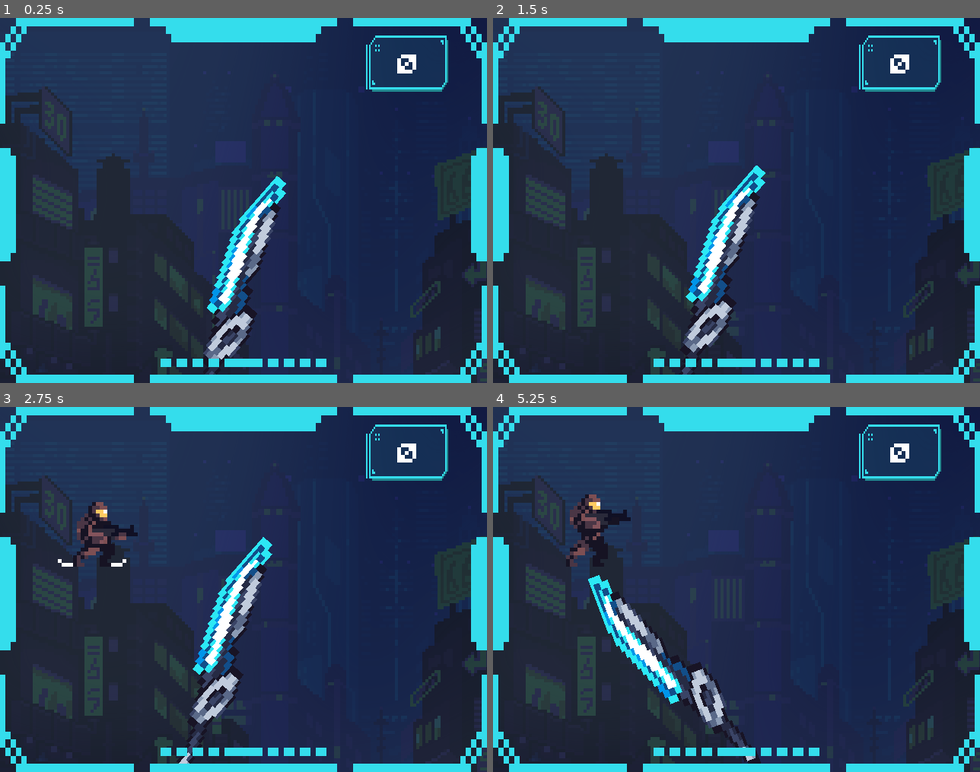
Above: before the commit, frames 1-4 (two rows, left to right).
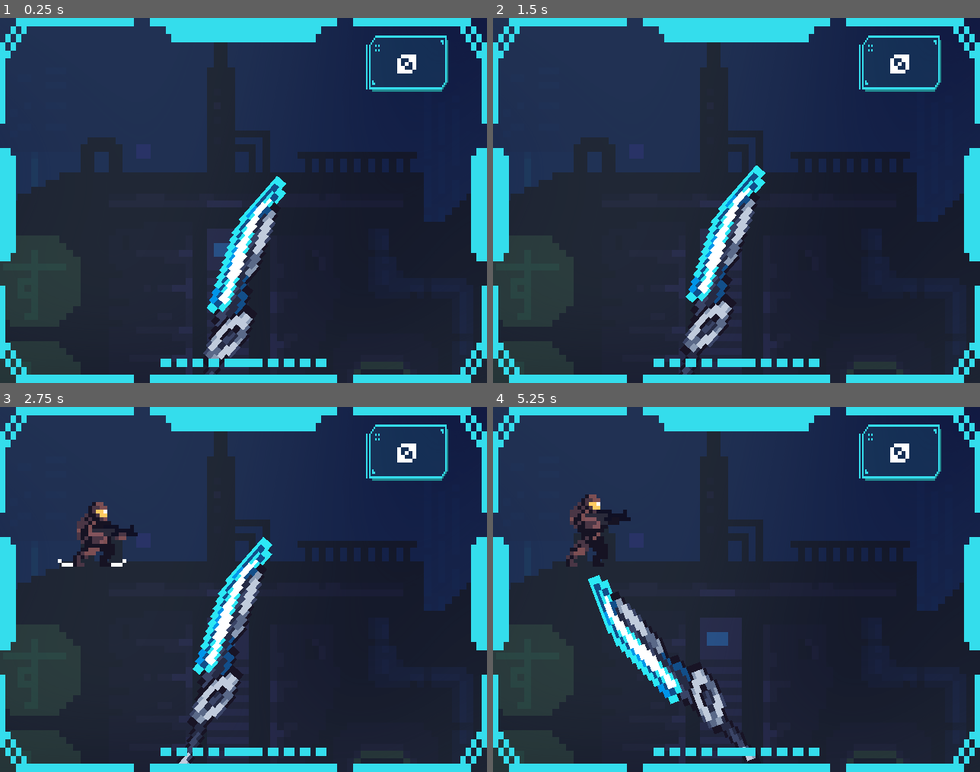
Above: after the commit, the same moments.

Repository: lognasmeow/Deflector
Game: Godot game, scene res://Maps/map_main.tscn
Same seed, same stepped clock (60 frames per second), same inputs: the game is played once before the commit and once after it.
Inputs:
- Up to frame 1 (0.25 s): no input
- Up to frame 2 (1.5 s): hold Space (space) 0.53-1.28 s; tap Space (space) at 1.35 s
- Up to frame 3 (2.75 s): hold Space (space) from 2.03 s (still down)
- Up to frame 4 (5.25 s): release Space (space) at 2.78 s; tap Space (space) at 2.85, 4.35 s; hold Space (space) 3.53-4.28 s; hold Space (space) from 5.03 s (still down)

The runs differ from the first frame. In frame 1, 25% of the frame differs, in the area x 0-100%, y 6-100%; in frame 2, 25%; in frame 3, 24%; in frame 4, 26%.

Commit message:
more environmental stuff

Diff:
--- a/Maps/map_main.tscn
+++ b/Maps/map_main.tscn
@@ -137,16 +137,16 @@
 
 [node name="Environment" type="Node2D" parent="."]
 
-[node name="TextureRect" type="TextureRect" parent="Environment"]
+[node name="TextureRect3" type="TextureRect" parent="Environment"]
 modulate = Color(0.107911, 0.459863, 1, 1)
 self_modulate = Color(0.707967, 0.707967, 0.707967, 1)
 z_index = -2
 texture_filter = 1
-offset_left = -1561.0
-offset_top = -10.0
-offset_right = -953.0
-offset_bottom = 182.0
-scale = Vector2(4, 4)
+offset_left = -2144.0
+offset_top = -63.63
+offset_right = -1536.0
+offset_bottom = 128.37
+scale = Vector2(9.22, 9.22)
 texture = ExtResource("10_4n84l")
 
 [node name="TextureRect2" type="TextureRect" parent="Environment"]
